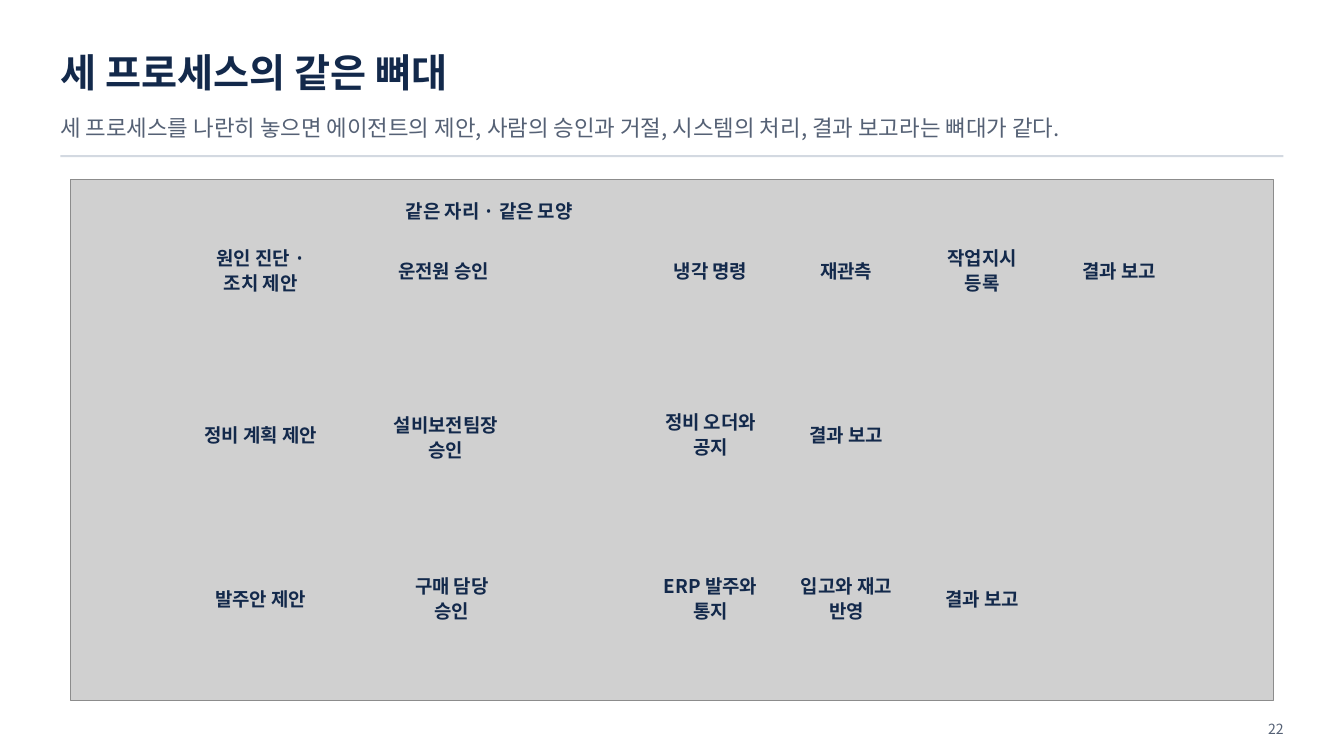
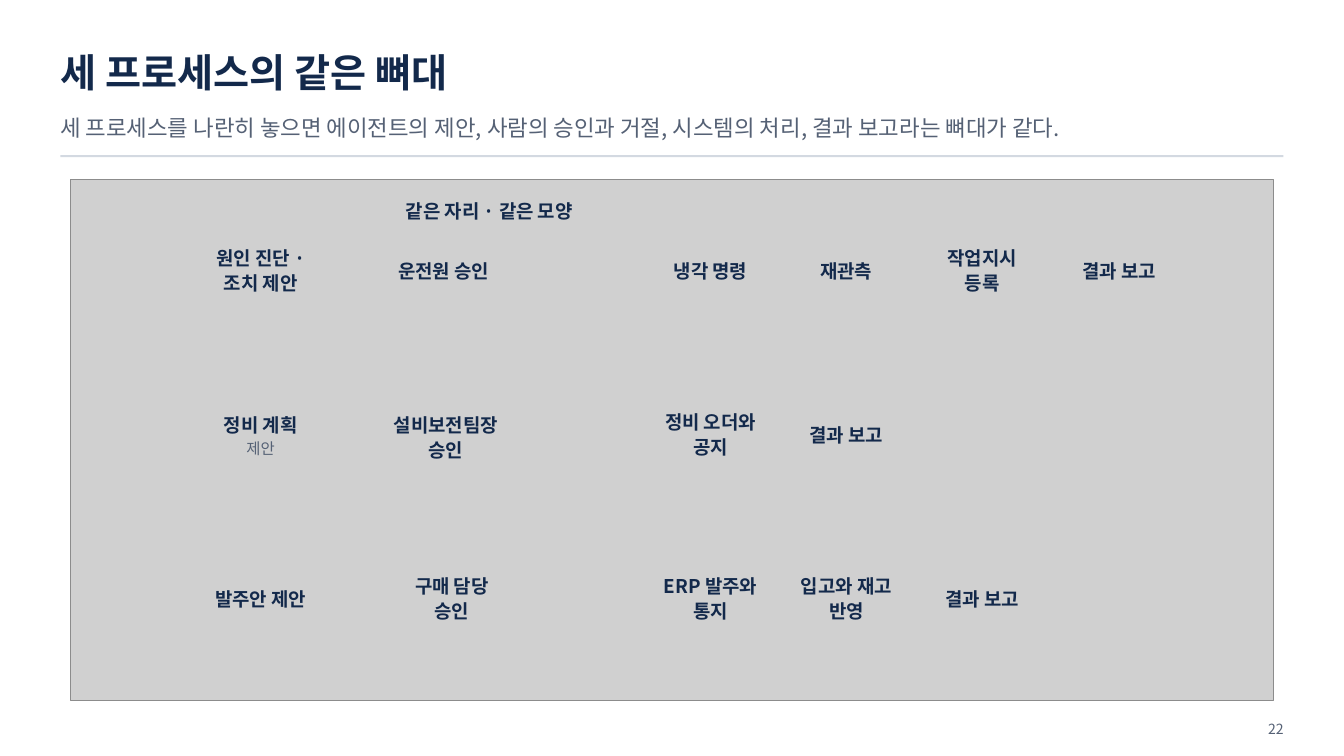
Before and after one commit to uengine-oss/hyd-iot-edu, a slide deck: slide 22 of 산출물/통합반/이론/10회차/통합반_10일차.pptx. Drawn at 1344x756 pixels with LibreOffice and Linux fonts; fonts in the diff are those of the drawing; grey boxes stand for pictures. Boxes give left, top, right and bottom in pixels: in the first picture for what was removed or moved away, otherwise in the second. Text is boxed around its words. In the diff, an @@ line names an element or a change of style, - is before the commit and + after.

```diff
--- a/산출물/통합반/이론/10회차/통합반_10일차.pptx
+++ b/산출물/통합반/이론/10회차/통합반_10일차.pptx
@@ text at (x1=224, y1=416, x2=298, y2=455): text changed @@
-정비 계획 제안
+정비 계획
+제안
```
Also in this commit, not shown: 2 other slides changed, 17 other files.
